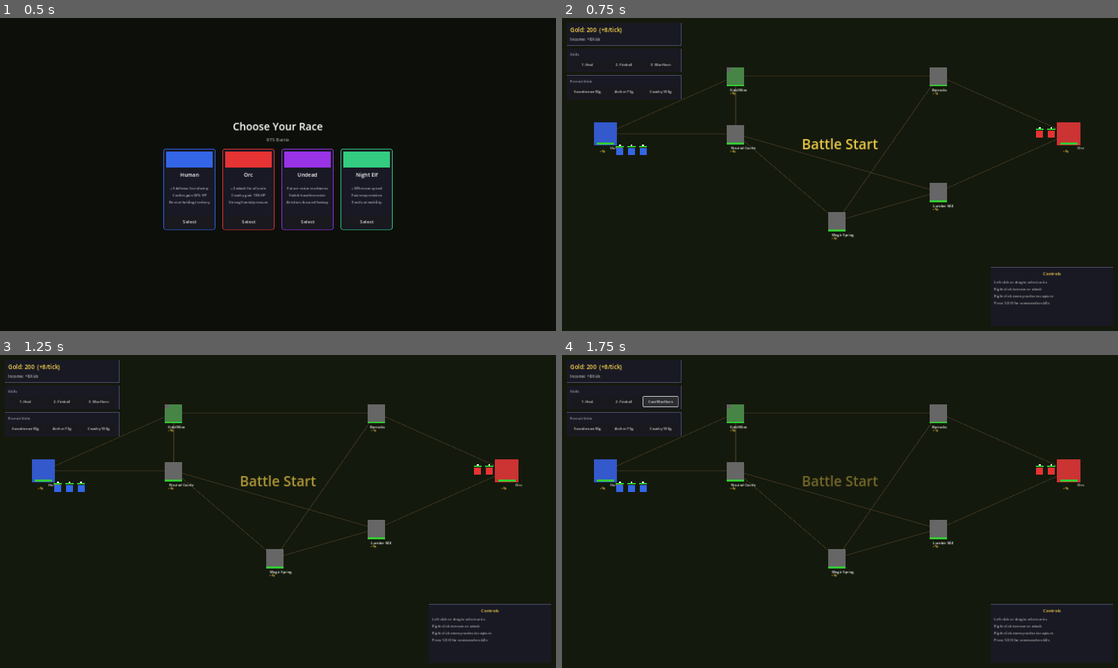
Above: before the commit, frames 1-4 (two rows, left to right).
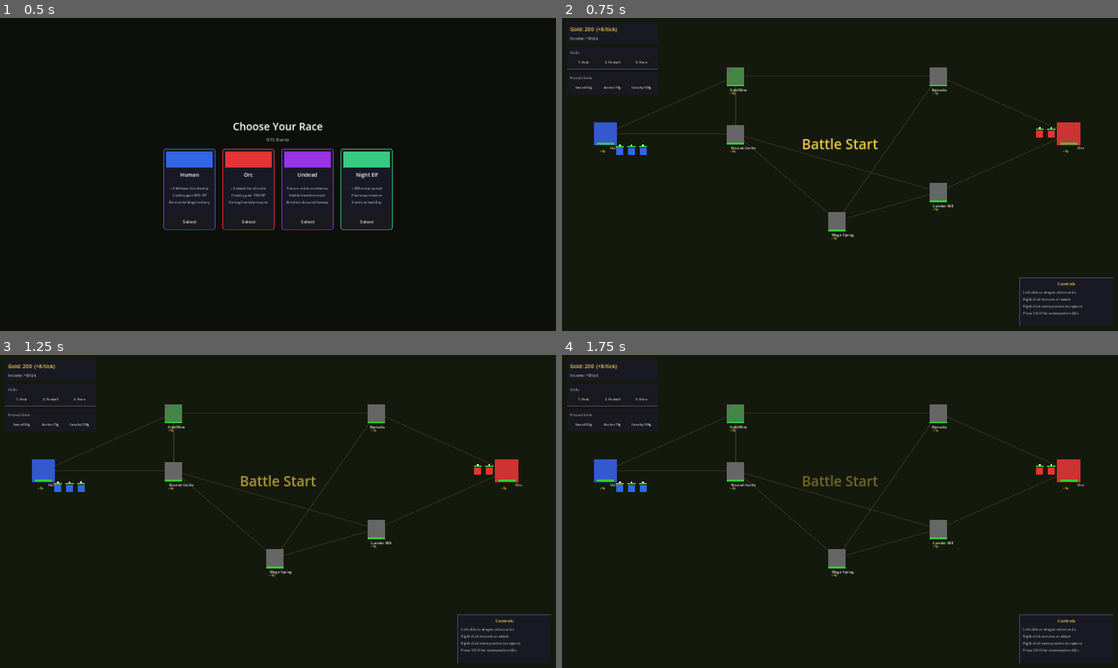
Above: after the commit, the same moments.

Repository: THOMAS4455/hello_world
Game: Godot game, scene res://scenes/main.tscn
Two runs of this game, one before a commit and one after it. Both use one fixed random seed, a clock stepped at 60 frames per second and the inputs below.
Inputs (mouse positions are in pixels of both pictures, inside the frame that each line leads up to):
- Up to frame 1 (0.5 s): no input
- Up to frame 2 (0.75 s): click "Select" at 0.5 s
- Up to frame 3 (1.25 s): no input
- Up to frame 4 (1.75 s): click (662, 401) at 1.25 s, where only the run before the commit has a clickable "3. War Horn"

Frame 1 is identical in both runs. In frame 2, 1.3% of the frame differs, in the area x 0-100%, y 1-99%; in frame 3, 1.3%; in frame 4, 1.4%.

Commit message:
修复了游戏主界面

Diff:
--- a/scenes/camera/game_camera.gd
+++ b/scenes/camera/game_camera.gd
@@ -2,24 +2,25 @@
 ## Game camera with WASD pan, edge scroll, and mouse-wheel zoom.
 
 @export var pan_speed: float = 400.0
-@export var edge_scroll_speed: float = 300.0
 @export var edge_margin: float = 20.0
-@export var min_zoom: float = 0.5
+@export var base_min_zoom: float = 0.6
 @export var max_zoom: float = 2.0
 @export var zoom_step: float = 0.1
 @export var map_rect: Rect2 = Rect2(0, 0, 1920, 1080)
 
-var viewport_size: Vector2
+var viewport_size: Vector2 = Vector2.ZERO
+var effective_min_zoom: float = 1.0
 
 
 func _ready():
-	viewport_size = get_viewport_rect().size
+	_update_viewport_metrics()
+	get_viewport().size_changed.connect(_on_viewport_resized)
+	_apply_zoom(max(base_min_zoom, effective_min_zoom), viewport_size * 0.5)
 
 
 func _process(delta):
 	var move := Vector2.ZERO
 
-	# WASD keys
 	if Input.is_key_pressed(KEY_A) or Input.is_key_pressed(KEY_LEFT):
 		move.x -= 1
 	if Input.is_key_pressed(KEY_D) or Input.is_key_pressed(KEY_RIGHT):
@@ -29,7 +30,6 @@
 	if Input.is_key_pressed(KEY_S) or Input.is_key_pressed(KEY_DOWN):
 		move.y += 1
 
-	# Edge scrolling (only if mouse inside viewport)
 	var mouse_pos = get_viewport().get_mouse_position()
 	if mouse_pos.x >= 0 and mouse_pos.x <= viewport_size.x and mouse_pos.y >= 0 and mouse_pos.y <= viewport_size.y:
 		if mouse_pos.x < edge_margin:
@@ -41,19 +41,14 @@
 		if mouse_pos.y > viewport_size.y - edge_margin:
 			move.y += 1
 
-	# Apply movement
-	if move.length() > 0:
-		move = move.normalized()
-		position += move * pan_speed * delta * (1.0 / zoom.x)
+	if move.length() > 0.0:
+		position += move.normalized() * pan_speed * delta * (1.0 / zoom.x)
 
-	# Clamp to map bounds
-	var half_viewport = viewport_size / (2.0 * zoom.x)
-	position.x = clamp(position.x, map_rect.position.x + half_viewport.x, map_rect.end.x - half_viewport.x)
-	position.y = clamp(position.y, map_rect.position.y + half_viewport.y, map_rect.end.y - half_viewport.y)
+	_clamp_to_map()
 
 
 func _input(event):
-	if event is InputEventMouseButton:
+	if event is InputEventMouseButton and event.pressed:
 		if event.button_index == MOUSE_BUTTON_WHEEL_UP:
 			_zoom_in(event.position)
 		elif event.button_index == MOUSE_BUTTON_WHEEL_DOWN:
@@ -61,20 +56,53 @@
 
 
 func _zoom_in(mouse_pos: Vector2):
+	var new_zoom = max(zoom.x - zoom_step, effective_min_zoom)
+	_apply_zoom(new_zoom, mouse_pos)
+
+
+func _zoom_out(mouse_pos: Vector2):
 	var new_zoom = min(zoom.x + zoom_step, max_zoom)
 	_apply_zoom(new_zoom, mouse_pos)
 
 
-func _zoom_out(mouse_pos: Vector2):
-	var new_zoom = max(zoom.x - zoom_step, min_zoom)
-	_apply_zoom(new_zoom, mouse_pos)
+func _apply_zoom(new_zoom: float, mouse_pos: Vector2):
+	var clamped_zoom = clamp(new_zoom, effective_min_zoom, max_zoom)
+	var old_zoom = zoom.x
+	if is_zero_approx(old_zoom):
+		old_zoom = clamped_zoom
+	if is_equal_approx(old_zoom, clamped_zoom):
+		zoom = Vector2(clamped_zoom, clamped_zoom)
+		_clamp_to_map()
+		return
+
+	zoom = Vector2(clamped_zoom, clamped_zoom)
+	var ratio = 1.0 / old_zoom - 1.0 / clamped_zoom
+	position += ratio * (mouse_pos - viewport_size * 0.5)
+	_clamp_to_map()
 
 
-func _apply_zoom(new_zoom: float, mouse_pos: Vector2):
-	var old_zoom = zoom.x
-	if old_zoom == new_zoom:
-		return
-	zoom = Vector2(new_zoom, new_zoom)
-	# Adjust position to zoom toward mouse cursor
-	var ratio = 1.0 / old_zoom - 1.0 / new_zoom
-	position += ratio * (mouse_pos - viewport_size / 2.0)
+func _on_viewport_resized():
+	_update_viewport_metrics()
+	zoom = Vector2(max(zoom.x, effective_min_zoom), max(zoom.y, effective_min_zoom))
+	_clamp_to_map()
+
+
+func _update_viewport_metrics():
+	viewport_size = get_viewport_rect().size
+	var fit_x = viewport_size.x / map_rect.size.x
+	var fit_y = viewport_size.y / map_rect.size.y
+	effective_min_zoom = max(base_min_zoom, fit_x, fit_y)
+
+
+func _clamp_to_map():
+	var half_viewport = viewport_size / (2.0 * zoom.x)
+
+	if half_viewport.x >= map_rect.size.x * 0.5:
+		position.x = map_rect.position.x + map_rect.size.x * 0.5
+	else:
+		position.x = clamp(position.x, map_rect.position.x + half_viewport.x, map_rect.end.x - half_viewport.x)
+
+	if half_viewport.y >= map_rect.size.y * 0.5:
+		position.y = map_rect.position.y + map_rect.size.y * 0.5
+	else:
+		position.y = clamp(position.y, map_rect.position.y + half_viewport.y, map_rect.end.y - half_viewport.y)
--- a/scenes/ui/hud.gd
+++ b/scenes/ui/hud.gd
@@ -33,8 +33,8 @@
 	left_margin.anchor_bottom = 0.0
 	left_margin.offset_left = 16
 	left_margin.offset_top = 16
-	left_margin.offset_right = 412
-	left_margin.offset_bottom = 380
+	left_margin.offset_right = 332
+	left_margin.offset_bottom = 300
 	add_child(left_margin)
 
 	var left_stack = VBoxContainer.new()
@@ -49,13 +49,13 @@
 
 	gold_label = Label.new()
 	gold_label.text = "Gold: 200"
-	gold_label.add_theme_font_size_override("font_size", 20)
+	gold_label.add_theme_font_size_override("font_size", 18)
 	gold_label.add_theme_color_override("font_color", Color(1, 0.85, 0.3))
 	top_content.add_child(gold_label)
 
 	income_label = Label.new()
 	income_label.text = "Income: 0/tick"
-	income_label.add_theme_font_size_override("font_size", 14)
+	income_label.add_theme_font_size_override("font_size", 13)
 	income_label.add_theme_color_override("font_color", Color(0.7, 0.7, 0.7))
 	top_content.add_child(income_label)
 
@@ -77,7 +77,7 @@
 
 	btn_skill1 = _btn("1. Heal")
 	btn_skill2 = _btn("2. Fireball")
-	btn_skill3 = _btn("3. War Horn")
+	btn_skill3 = _btn("3. Horn")
 	btn_skill1.pressed.connect(func(): _use_skill(0))
 	btn_skill2.pressed.connect(func(): _use_skill(1))
 	btn_skill3.pressed.connect(func(): _use_skill(2))
@@ -101,7 +101,7 @@
 	unit_buttons.add_theme_constant_override("separation", 8)
 	unit_content.add_child(unit_buttons)
 
-	btn_melee = _btn("Swordsman 50g")
+	btn_melee = _btn("Sword 50g")
 	btn_ranged = _btn("Archer 75g")
 	btn_cavalry = _btn("Cavalry 100g")
 	btn_melee.pressed.connect(_buy_melee)
@@ -127,8 +127,8 @@
 	hint_wrap.anchor_top = 1.0
 	hint_wrap.anchor_right = 1.0
 	hint_wrap.anchor_bottom = 1.0
-	hint_wrap.offset_left = -440
-	hint_wrap.offset_top = -220
+	hint_wrap.offset_left = -340
+	hint_wrap.offset_top = -184
 	hint_wrap.offset_right = -16
 	hint_wrap.offset_bottom = -16
 	add_child(hint_wrap)
@@ -157,7 +157,7 @@
 
 func _make_panel_container() -> PanelContainer:
 	var panel = PanelContainer.new()
-	panel.custom_minimum_size = Vector2(396, 0)
+	panel.custom_minimum_size = Vector2(316, 0)
 	panel.add_theme_stylebox_override("panel", _make_panel())
 	return panel
 
@@ -171,18 +171,18 @@
 	stylebox.border_width_bottom = 1
 	stylebox.border_color = Color(0.3, 0.3, 0.45)
 	stylebox.content_margin_left = 12
-	stylebox.content_margin_top = 10
+	stylebox.content_margin_top = 9
 	stylebox.content_margin_right = 12
-	stylebox.content_margin_bottom = 10
+	stylebox.content_margin_bottom = 9
 	return stylebox
 
 
 func _btn(text_value: String) -> Button:
 	var button = Button.new()
 	button.text = text_value
-	button.custom_minimum_size = Vector2(0, 34)
+	button.custom_minimum_size = Vector2(0, 30)
 	button.size_flags_horizontal = Control.SIZE_EXPAND_FILL
-	button.add_theme_font_size_override("font_size", 12)
+	button.add_theme_font_size_override("font_size", 11)
 	return button
 
 
